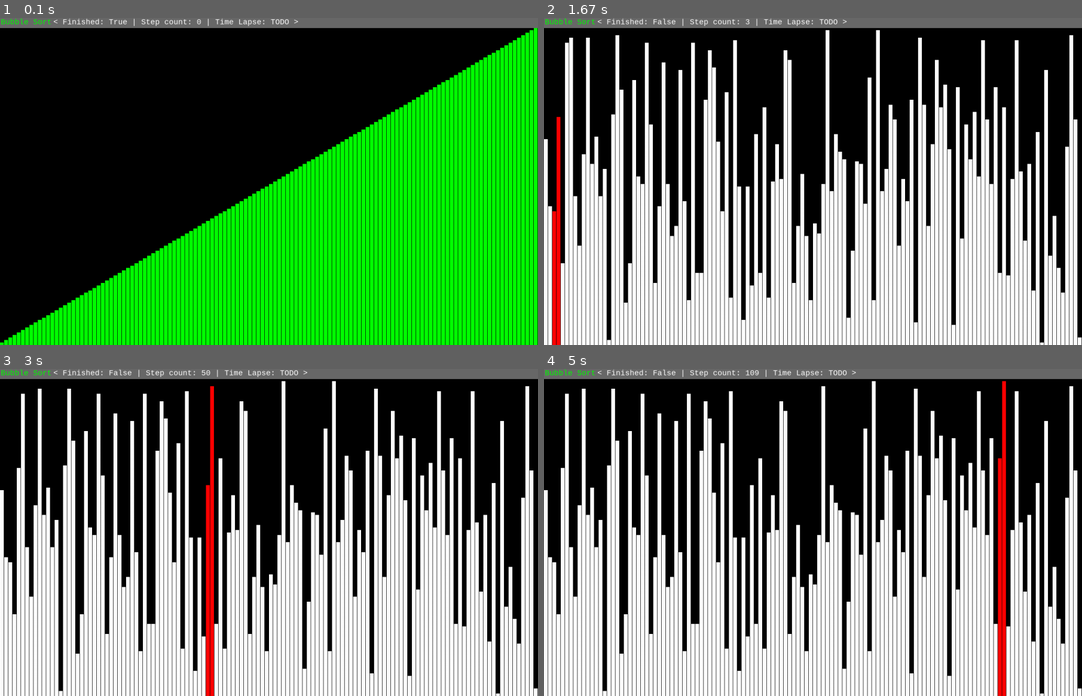
Above: before the commit, frames 1-4 (two rows, left to right).
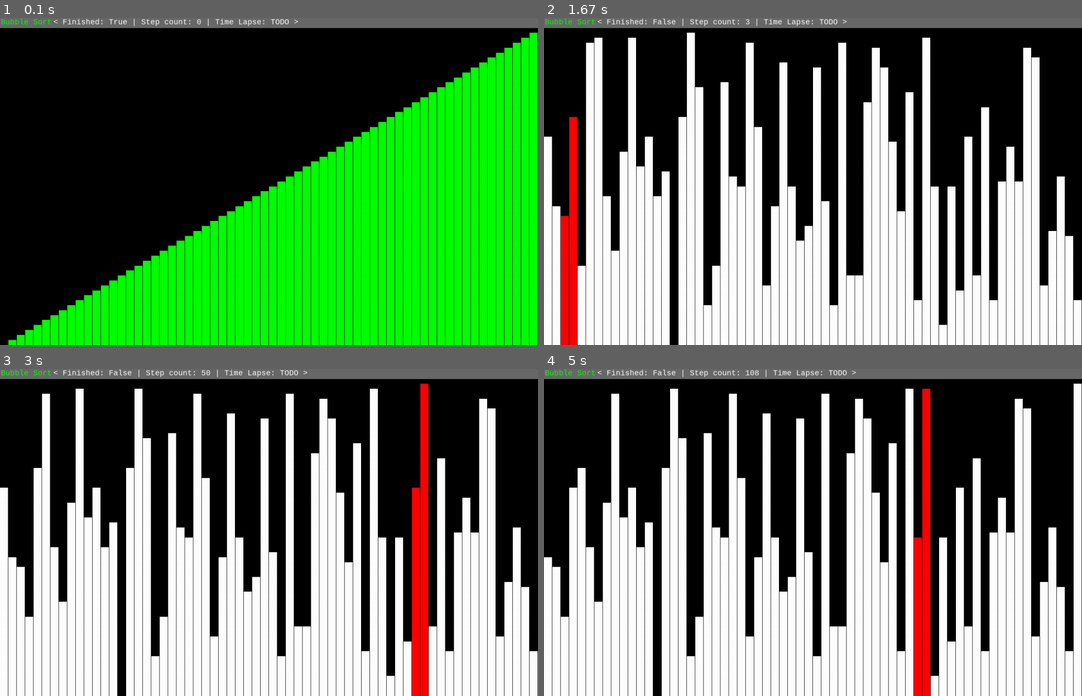
Above: after the commit, the same moments.

Repository: thiagolopes/sorting-algorithms-pygame
Game: pygame game, started from sort.py
Two runs of this game, one before a commit and one after it. Both use one fixed random seed, a clock stepped at 60 frames per second and the inputs below.
Inputs:
- Up to frame 1 (0.1 s): no input
- Up to frame 2 (1.67 s): tap Enter at 0.33 s; tap Space at 0.67, 1.07, 1.37, 1.57 s; hold R 1-1.47 s
- Up to frame 3 (3 s): tap Space at 1.87, 2.07, 2.4, 2.7, 2.9 s
- Up to frame 4 (5 s): tap Space at 3.2, 3.47, 3.8, 4.1, 4.23, 4.63, 4.93 s

The runs differ from the first frame. In frame 1, 6.2% of the frame differs, in the area x 0-100%, y 2-100%; in frame 2, 36%; in frame 3, 38%, in the area x 0-100%, y 3-100%; in frame 4, 37%.

Commit message:
Invert logic to avoid negative numbers moving to right

Diff:
--- a/sort.py
+++ b/sort.py
@@ -5,11 +5,13 @@
 import pygame
 
 RUNNING = True
-TOTAL = 128
-START = 1
+START = 0
+TOTAL = 64
+elements = list(range(START, TOTAL))
 
 
 def quit():
+    print(elements)
     pygame.quit()
     sys.exit()
 
@@ -42,8 +44,8 @@
 class BubbleSort:
     def __init__(self, elements):
         self.elements = elements
-        self.steps_left = len(self.elements)
-        self.index_step = START
+        self.steps_left = len(self.elements) - 1
+        self.index_step = 0
         self.dirty_index = []
         self.finished = True
 
@@ -66,18 +68,18 @@
             return False
 
         if self.index_step == self.steps_left:
-            self.index_step = START
+            self.index_step = 0
             self.steps_left -= 1
             return False
 
         i = self.index_step
-        il = self.index_step - 1
+        il = i + 1
         self.dirty_index.append(i)
-        if elements[il] > elements[i]:
+        if elements[i] > elements[il]:
             elements[il], elements[i] = elements[i], elements[il]
             self.dirty_index.append(il)
+
         self.index_step += 1
-
         self.step_count += 1
         return True
 
@@ -86,8 +88,8 @@
         self.finished = True
 
     def reset(self):
-        self.steps_left = len(self.elements)
-        self.index_step = START
+        self.steps_left = len(self.elements) - 1
+        self.index_step = 0
         self.dirty_index = []
         self.finished = False
         self.step_count = 0
@@ -146,8 +148,6 @@
 screen = pygame.display.set_mode((1280, 780))
 pygame.display.set_caption("Bubble sort - <space> sort, <enter> reset")
 
-TOTAL +=1
-elements = list(range(START, TOTAL))
 bubble = BubbleSort(elements)
 play = False
 
@@ -180,7 +180,7 @@
                 bubble = BubbleSort(elements)
             if event.key == pygame.K_r:
                 play = False
-                elements = [random.randint(START, TOTAL - 1) for _ in range(START, TOTAL)]
+                elements = [random.randint(START, TOTAL) for _ in range(START, TOTAL)]
                 bubble = BubbleSort(elements)
                 bubble.finished = False
 
@@ -197,4 +197,4 @@
 
     pygame.display.flip()
 
-pygame.quit()
+quit()
